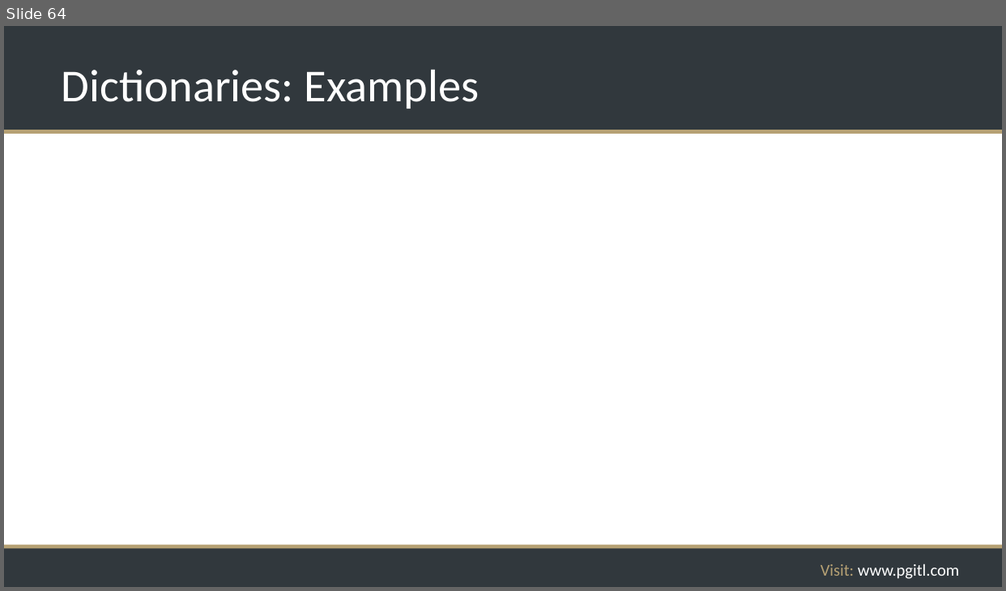
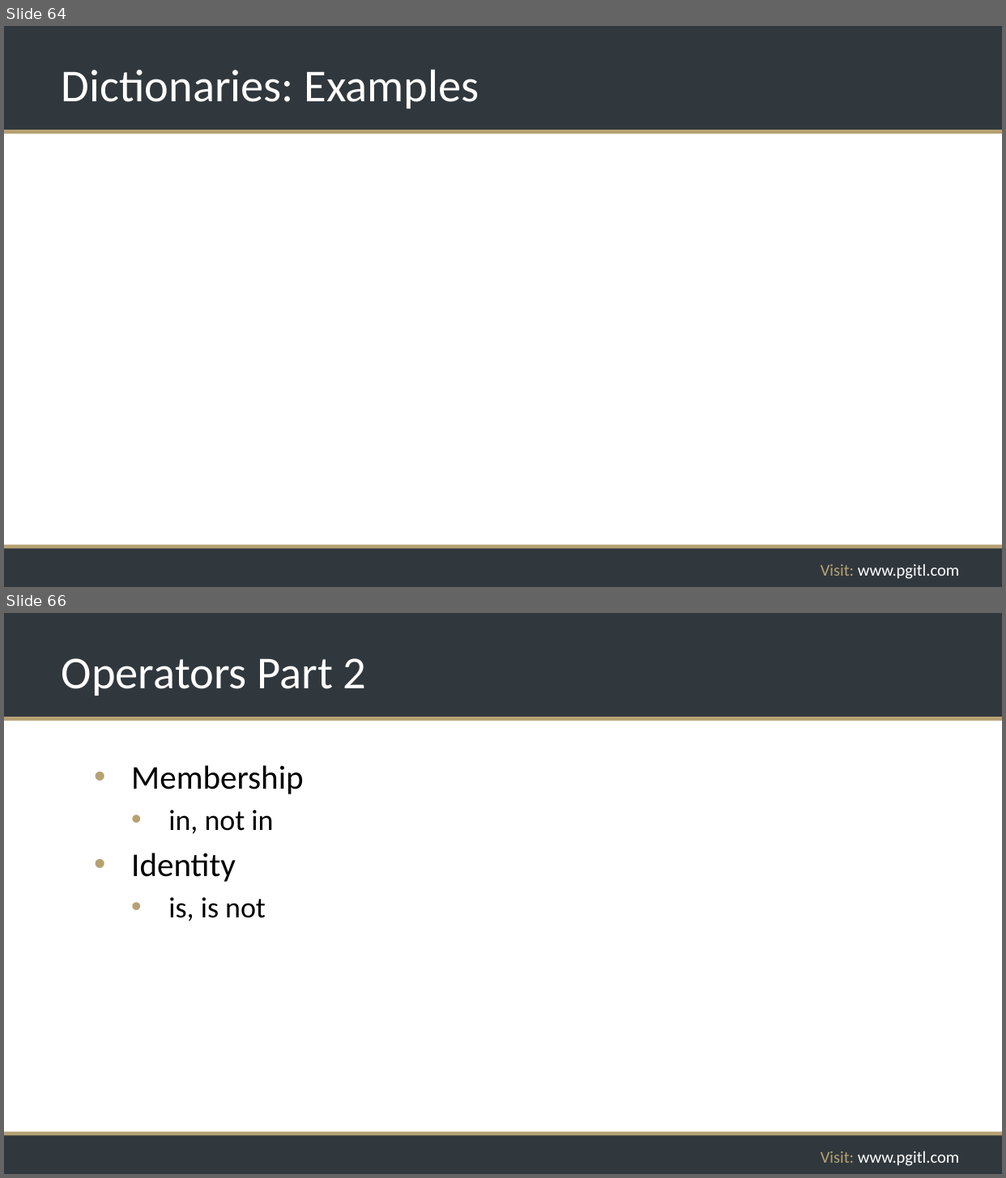
Before and after one commit to rikkouri/project-a, a slide deck: Programming Foundations.pptx. Shown one above the other, each under a label of ours: slide 64 before the commit, slides 64 and 66 after it; the slides between them are not shown. The pictures are 1006x591 and 1006x1178 pixels, drawn with LibreOffice and Linux fonts; fonts in the diff are those of the drawing; background and template pictures are left out. Boxes give left, top, right and bottom in pixels: in the first picture for what was removed or moved away, otherwise in the second. Text is boxed around its words. In the diff, an @@ line names an element or a change of style, - is before the commit and + after.

Commit message:
Operators Pt 2 and Libs slides

```diff
--- a/Programming Foundations.pptx
+++ b/Programming Foundations.pptx
@@ slide 66 added at box(4, 613, 1002, 1174), background #FFFFFF; not listed: 5 template elements that a slide beside it also shows @@
@@ title added at box(62, 658, 367, 696), 44 pt, text #FFFFFF @@
+Operators Part 2
@@ text added at box(131, 765, 304, 922), 32 pt, text #000000 @@
+• Membership
+  • in, not in
+• Identity
+  • is, is not
```
Also in this commit, not shown: 7 other slides added, 1 slide removed.
